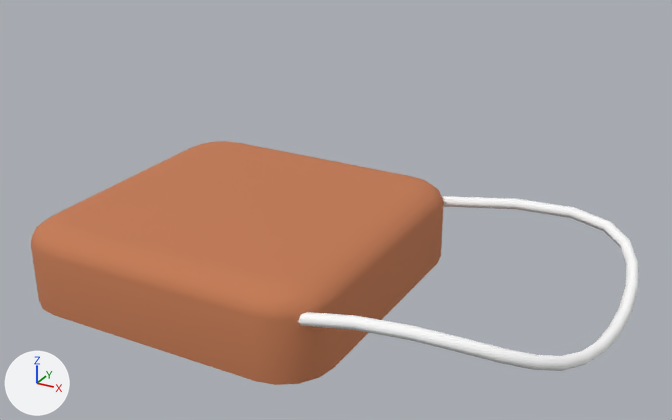
Renders of the glTF model public/meshes/fishFortune/reserveBox.glb from each side of a commit.
Before and after are seen from a 50 mm camera at (0.875, -1.259, 0.789) aimed at (0.196, -0.027, 0.173). The lights are fixed; the arrows at lower left show +X, +Y and +Z. The older version comes first. Where no turn or scale is listed for an object, it has been applied to the vertices. Vertices at exactly the same position are counted once.
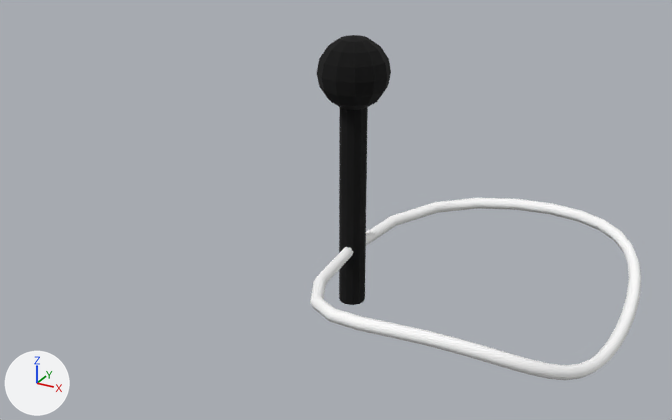
Boxes [x1, y1, x2, y2] around the edits, measured in the pictures (672 x 420 px):
'Cube', deleted (orange): before [31, 141, 444, 385]
'NurbsPath.002', reshaped: before [298, 196, 639, 371]; after [310, 198, 641, 380]
'Sphere.002', added (black): after [317, 35, 391, 305]

The change, as a list of edits to the scene's bpy script:
```text
Add mat_thread:
    mat_thread = principled_material('Thread')
    mat_thread.base_color = (0.0, 0.0, 0.0)  # black #000000
    mat_thread.roughness = 1.0
Change me_nurbspath_003:
    used by ob_nurbspath_002; location = (0.0, 0.0, 0.0)
    remove me_nurbspath_003.from_pydata(...)  # 108 vertices, 204 faces; spans x 0.243..0.674, y -0.273..0.273, z 0.07..0.144
    add me_nurbspath_003.from_pydata(...)  # 192 vertices, 372 faces; spans x 0.204..0.679, y -0.275..0.27, z 0.058..0.143
    me_nurbspath_003 part 1: the whole mesh is rebuilt
Add me_sphere_006:
    me_sphere_006.from_pydata(...)  # 97 vertices, 180 faces; spans x 0.155..0.272, y -0.058..0.058, z -0.002..0.459
    me_sphere_006.materials.append(mat_thread)  # black #000000
Remove ob_cube:
    ob_cube = bpy.data.objects.new('Cube', me_cube_008)
    ob_cube.location = (0.0, 0.0, 0.0)
Add ob_sphere_002:
    ob_sphere_002 = bpy.data.objects.new('Sphere.002', me_sphere_006)
    ob_sphere_002.location = (0.0, 0.0, 0.0)
```
